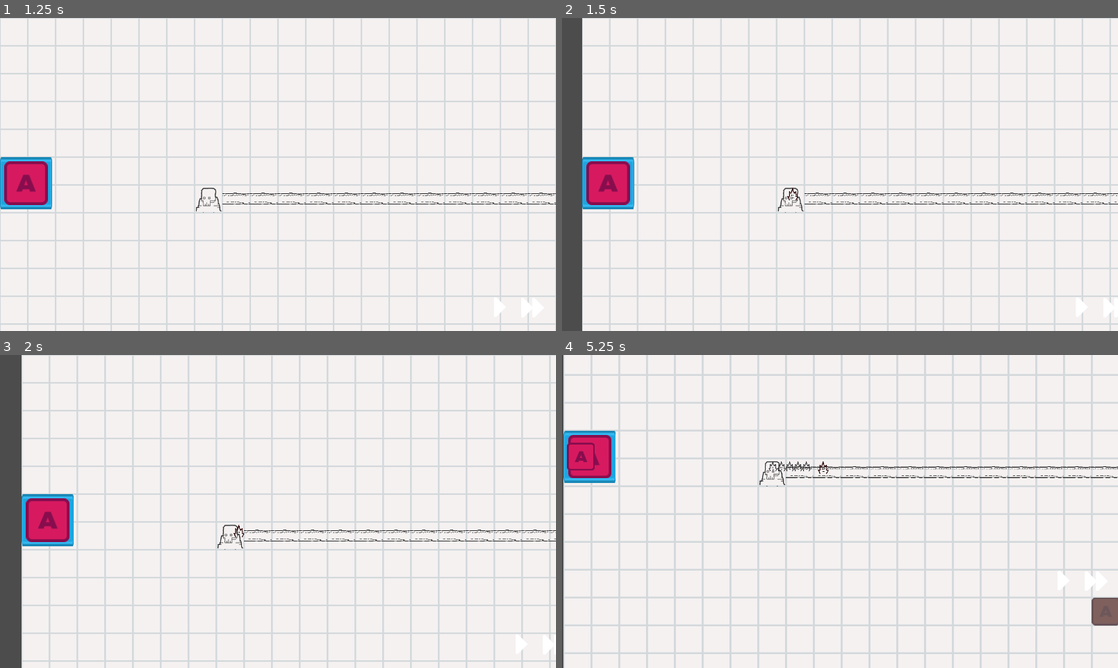
Above: before the commit, frames 1-4 (two rows, left to right).
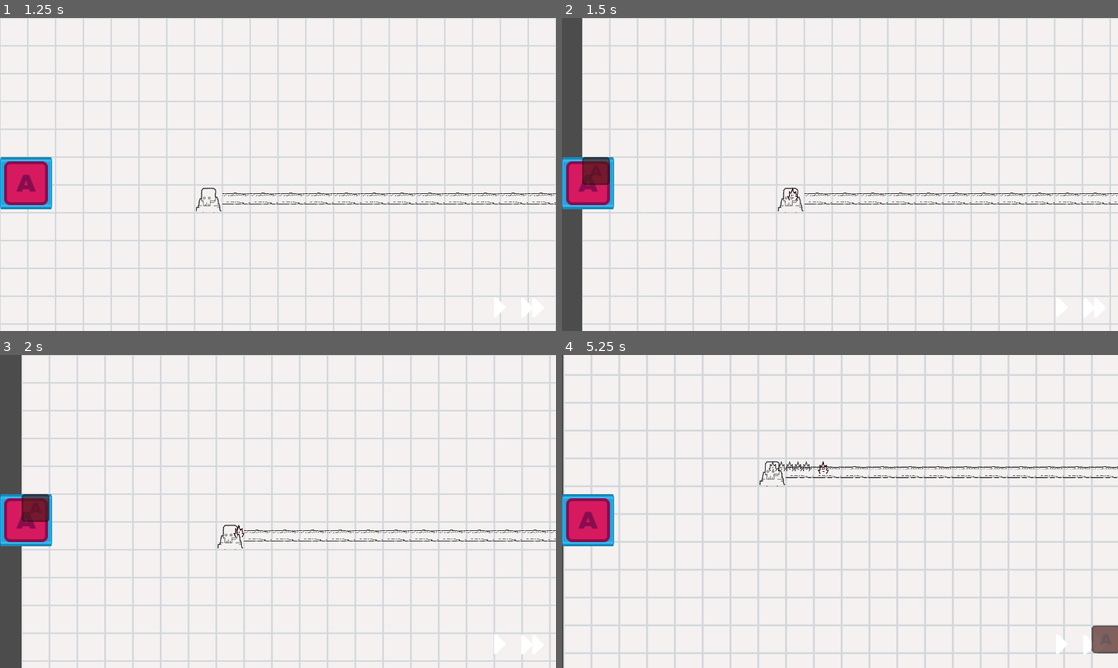
Above: after the commit, the same moments.

Repository: Millenium47/TowerDefense
Game: Godot game, scene res://SceneHandler.tscn
The game is run twice, just before and just after one commit, with the same random seed, the same clock (stepped at 60 frames per second) and the same inputs.
Inputs (mouse positions are in pixels of both pictures, inside the frame that each line leads up to; where the layout moved, square brackets give the same spot in the first picture):
- Up to frame 1 (1.25 s): click "New Game" at 0.5 s
- Up to frame 2 (1.5 s): click (589, 183) at 1.25 s
- Up to frame 3 (2 s): no input
- Up to frame 4 (5.25 s): click (1095, 642) [1117, 642] at 2 s; click (589, 520) [589, 498] at 2.75 s; click (1095, 642) [1117, 621] at 3.5 s; click (589, 520) [589, 477] at 4.25 s; click (1095, 642) [1117, 599] at 5 s

Frame 1 is identical in both runs. In frame 2, 1.9% of the frame differs, in the area x 0-99%, y 44-95%; in frame 3, 2.0%; in frame 4, 4.0%, in the area x 0-100%, y 24-96%.

Commit message:
Solved building + HUD movement

Diff:
--- a/Gameboard.gd
+++ b/Gameboard.gd
@@ -40,7 +40,7 @@
 		var num_to_spawn = randi() % (value/enemy.cost + 1)
 		value -= num_to_spawn * enemy.cost
 
-		for i in range(0, num_to_spawn):
+		for _i in range(0, num_to_spawn):
 			enemies_to_spawn.append(enemy.duplicate())
 
 	if value != 0:
--- a/UI/GameScene.gd
+++ b/UI/GameScene.gd
@@ -12,7 +12,7 @@
 var build_location
 var build_type
 
-func _process(delta):
+func _process(_delta):
 	if build_mode:
 		update_tower_preview()
 
@@ -49,7 +49,7 @@
 func cancel_build_mode():
 	build_mode = false
 	build_valid = false
-	UI.get_node("BuildingPreview").queue_free()
+	UI.get_node("Preview/BuildingPreview").queue_free()
 
 func verify_and_build():
 	if build_valid:
--- a/UI/GameScene.tscn
+++ b/UI/GameScene.tscn
@@ -15,8 +15,10 @@
 [node name="Gameboard" parent="." instance=ExtResource( 1 )]
 
 [node name="UI" type="CanvasLayer" parent="."]
+script = ExtResource( 5 )
+
+[node name="Preview" type="CanvasLayer" parent="UI"]
 follow_viewport_enable = true
-script = ExtResource( 5 )
 
 [node name="HUD" type="Control" parent="UI"]
 anchor_right = 1.0
--- a/UI/UI.gd
+++ b/UI/UI.gd
@@ -1,5 +1,6 @@
 extends CanvasLayer
 
+onready var background := $Preview
 var building
 
 func set_building_preview(building_type, mouse_position):
@@ -9,15 +10,16 @@
 
 	var control = Control.new()
 	control.add_child(building, true)
-	control.rect_position = mouse_position
+	control.rect_global_position = Vector2.ZERO
 	control.set_name("BuildingPreview")
-	add_child(control, true)
-	move_child(get_node("BuildingPreview"),0)
+	print_tree()
+	background.add_child(control, true)
+	background.move_child(get_node("BuildingPreview"),0)
 
 func update_building_preview(new_position, color):
-	get_node("BuildingPreview").rect_position = new_position
-	if get_node("BuildingPreview/DragBuilding").modulate != Color(color):
-		get_node("BuildingPreview/DragBuilding").modulate = Color(color)
+	background.get_node("BuildingPreview").rect_global_position = new_position
+	if background.get_node("BuildingPreview/DragBuilding").modulate != Color(color):
+		background.get_node("BuildingPreview/DragBuilding").modulate = Color(color)
 
 
 func _on_PausePlay_pressed():
